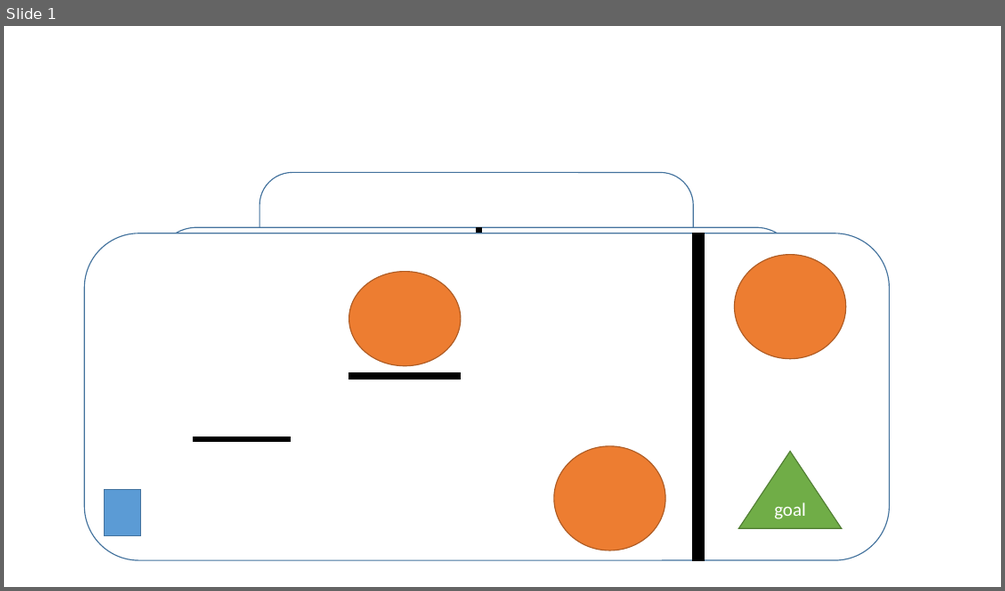
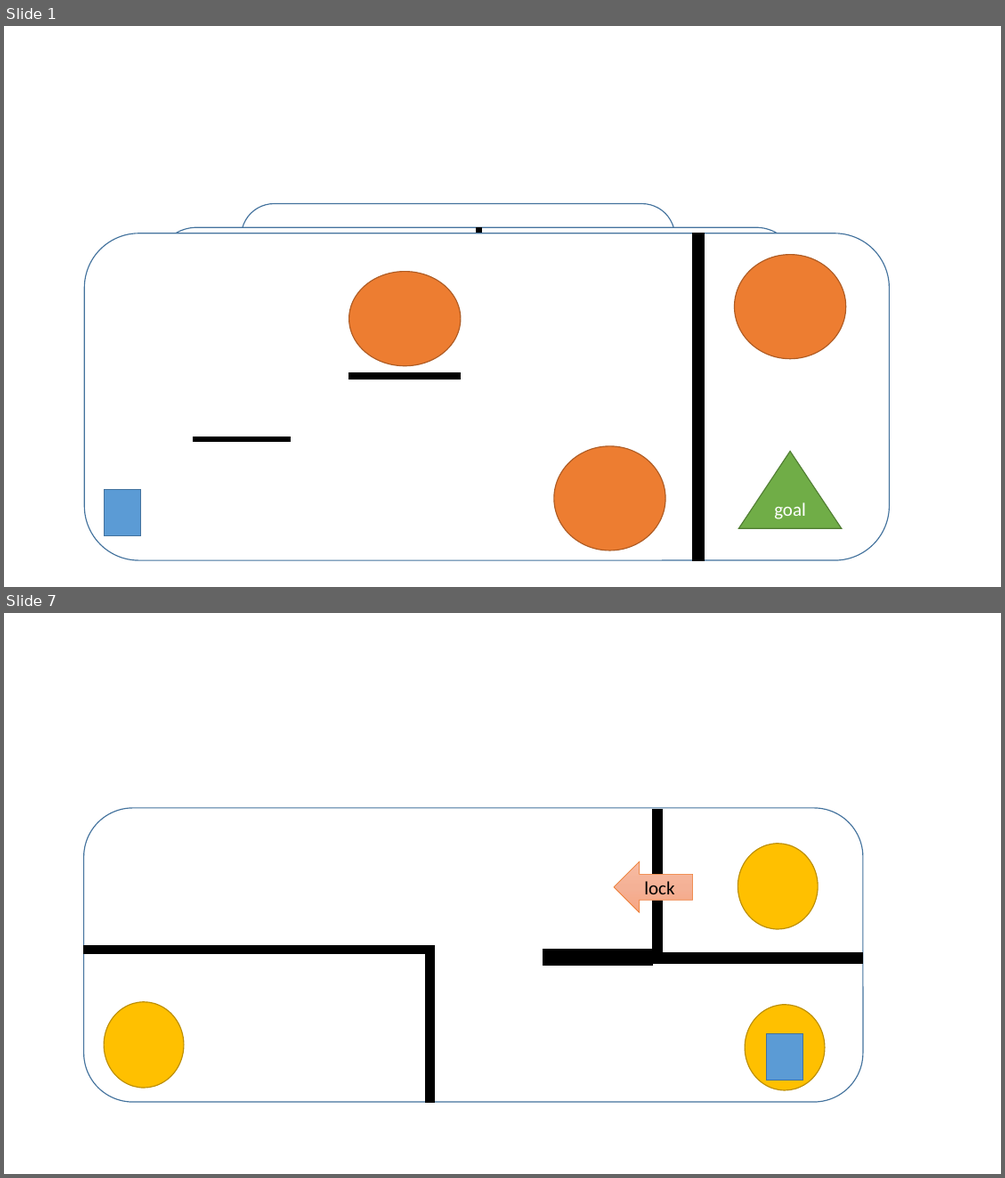
Before and after one commit to YangYang-Sam/Team-X-Masterpiece, a slide deck: Design/Veil Mechanic Example.pptx. Shown one above the other, each under a label of ours: slide 1 before the commit, slides 1 and 7 after it; the slides between them are not shown. The pictures are 1005x591 and 1005x1178 pixels, drawn with LibreOffice and Linux fonts; fonts in the diff are those of the drawing. Boxes give left, top, right and bottom in pixels: in the first picture for what was removed or moved away, otherwise in the second. Text is boxed around its words. In the diff, an @@ line names an element or a change of style, - is before the commit and + after.

```diff
--- a/Design/Veil Mechanic Example.pptx
+++ b/Design/Veil Mechanic Example.pptx
@@ slide 7 added at box(4, 613, 1001, 1174), background #FFFFFF @@
@@ rounded rectangle added at box(84, 808, 863, 1102), fill #FFFFFF, outline #43739E 1 pt @@
@@ rectangle added at box(653, 810, 662, 953), fill #000000, outline #000000 1 pt @@
@@ ellipse added at box(737, 844, 817, 929), fill #FFC000, outline #BD8E00 1 pt @@
@@ left arrow added at box(615, 861, 693, 912), fill gradient #F7BDA5 to #F5B196 to #F8A582, outline #ED7D31 0.5 pt, 18 pt, text #000000 @@
+lock
@@ rectangle added at box(84, 946, 435, 953), fill #000000, outline #000000 1 pt @@
@@ rectangle added at box(426, 953, 435, 1102), fill #000000, outline #000000 1 pt @@
@@ rectangle added at box(544, 949, 653, 965), fill #000000, outline #000000 1 pt @@
@@ rectangle added at box(653, 953, 863, 964), fill #000000, outline #000000 1 pt @@
@@ ellipse added at box(105, 1002, 184, 1088), fill #FFC000, outline #BD8E00 1 pt @@
@@ ellipse added at box(745, 1005, 825, 1091), fill #FFC000, outline #BD8E00 1 pt @@
@@ rectangle added at box(767, 1034, 803, 1080), fill #5B9BD5, outline #43739E 1 pt @@
@@ slide 1 changed as well @@
@@ rounded rectangle: place and size @@
-rounded rectangle at box(259, 173, 694, 370)
+rounded rectangle at box(241, 204, 675, 401)
```
Also in this commit, not shown: 6 other slides added.
